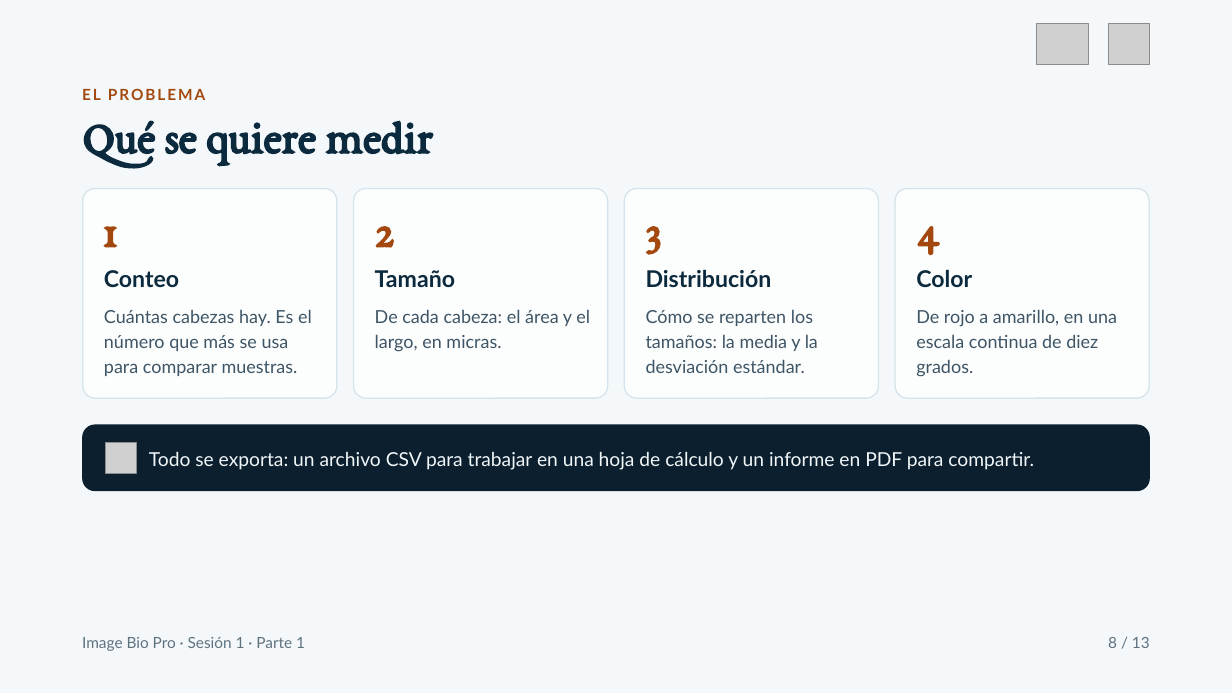
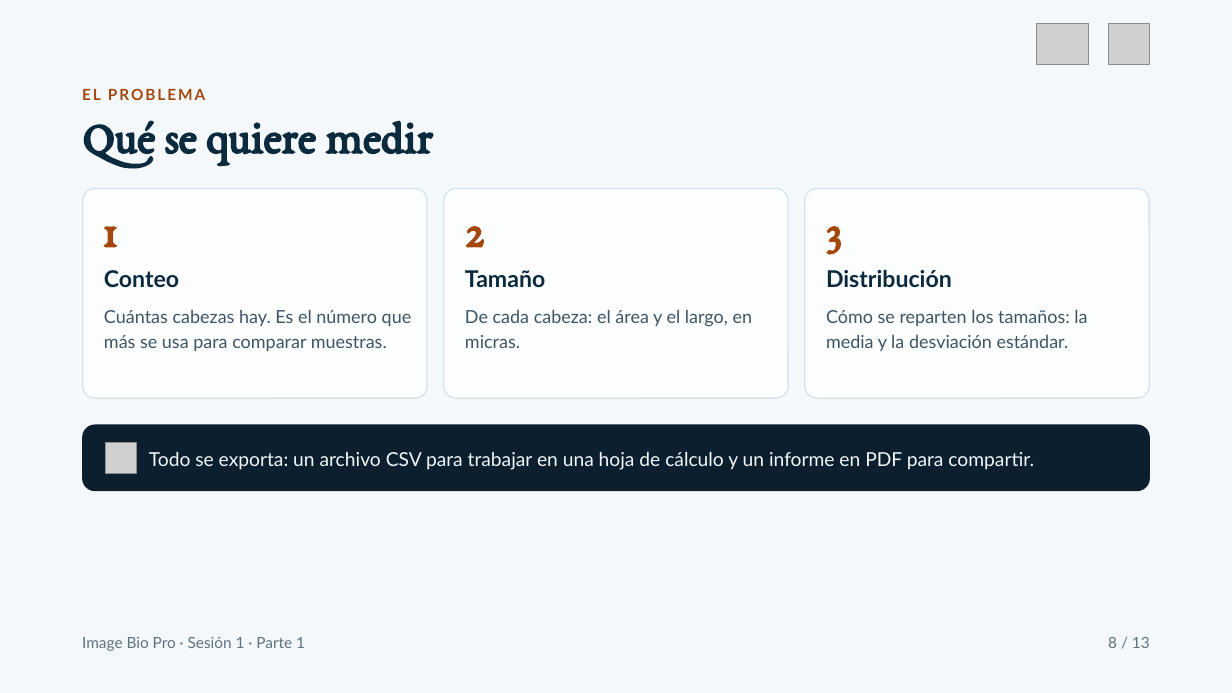
Before and after one commit to ErickJester/image-bio-pro, a slide deck: slide 8 of docs/capacitacion/guion youtube/Image Bio Pro · Sesión 1 · Video 1 El problema.pptx. Drawn at 1232x693 pixels with LibreOffice and Linux fonts; fonts in the diff are those of the drawing; grey boxes stand for pictures. Boxes give left, top, right and bottom in pixels: in the first picture for what was removed or moved away, otherwise in the second. Text is boxed around its words. In the diff, an @@ line names an element or a change of style, - is before the commit and + after.

Commit message:
Cambia sesion por modulo en los guiones y arma el modulo 1 en tres videos con el plan de unos diez videos

```diff
--- a/docs/capacitacion/guion youtube/Image Bio Pro · Sesión 1 · Video 1 El problema.pptx
+++ b/docs/capacitacion/guion youtube/Image Bio Pro · Sesión 1 · Video 1 El problema.pptx
@@ rounded rectangle: place and size @@
-rounded rectangle at (83, 189, 337, 398)
+rounded rectangle at (83, 189, 428, 398)
@@ rounded rectangle: place and size @@
-rounded rectangle at (354, 189, 608, 398)
+rounded rectangle at (444, 189, 788, 398)
@@ rounded rectangle removed at (625, 189, 879, 398) @@
@@ rounded rectangle: place and size @@
-rounded rectangle at (896, 189, 1150, 398)
+rounded rectangle at (805, 189, 1150, 398)
@@ text "2": place and size @@
-text "2" at (375, 226, 394, 248)
+text "2" at (465, 226, 484, 248)
@@ text "3": place and size @@
-text "3" at (646, 226, 661, 255)
+text "3" at (826, 226, 841, 255)
@@ text removed at (916, 226, 940, 256) @@
-4
@@ text "Tamaño": place and size @@
-text "Tamaño" at (375, 270, 455, 287)
+text "Tamaño" at (465, 270, 545, 287)
@@ text "Distribución": place and size @@
-text "Distribución" at (646, 269, 772, 287)
+text "Distribución" at (826, 269, 952, 287)
@@ text removed at (916, 269, 972, 287) @@
-Color
@@ text "Cuántas cabezas hay. Es el ..." rewrapped from (104, 309, 312, 376) to (104, 309, 412, 351) @@
@@ text "De cada cabeza: el área ..." rewrapped from (375, 309, 590, 352) to (465, 309, 753, 348) @@
@@ text "Cómo se reparten los tamaños: ..." rewrapped from (646, 309, 818, 373) to (826, 309, 1087, 351) @@
@@ text removed at (916, 309, 1117, 377) @@
-De rojo a amarillo, en una escala continua de diez grados.
```
Also in this commit, not shown: 2 other slides changed, 37 other files.
